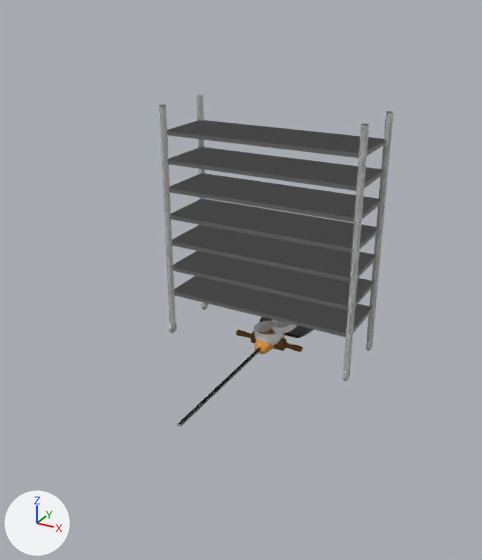
An edit to the Blender file BlenderSource/LS/objects.blend, drawn before and after from the same camera.
Camera for both pictures: a camera (50 mm lens) standing at (19.6, -39.9, 24.5) and looking at (-1.7, -1.1, 5.1). Lighting does not change. The marker at lower left points along +X, +Y and +Z. The same objects are shown in both versions, whatever each file hides.

Before the edit, the objects in view are built like this:
```python
ob_basket = bpy.data.objects.new('Basket', me_torus_006)
ob_basket.location = (1.0, 0.95, 1.5)
ob_basket.scale = (0.858, 1.74, 0.912)
ob_bowl_001 = bpy.data.objects.new('Bowl.001', me_circle_001)
ob_bowl_001.location = (0.0, 0.0, 0.0)
ob_bowl_001.scale = (1.08, 1.08, 1.36)
ob_bread = bpy.data.objects.new('Bread', me_cube_007)
ob_bread.location = (0.0, 0.0, 0.0)
ob_bread.rotation_euler = (0.0, 0.0, 1.571)  # degrees (0, 0, 90)
ob_bread.scale = (0.0512, 0.445, 0.445)
ob_breadshovel = bpy.data.objects.new('BreadShovel', me_cube_009)
ob_breadshovel.location = (0.0, 0.0, 0.0)
ob_breadshovel.scale = (0.13, 0.505, 0.13)
ob_rack_001 = bpy.data.objects.new('Rack.001', me_cylinder_016)
ob_rack_001.location = (0.0, 0.0, 0.0)
ob_rack_001.scale = (0.23, 0.23, 8.21)
ob_rollingpin_001 = bpy.data.objects.new('RollingPin.001', me_cylinder_007)
ob_rollingpin_001.location = (0.0, 0.0, 0.0)
ob_rollingpin_001.rotation_euler = (6285.0, 0.0, 1.571)  # degrees (104, 0, 90)
ob_rollingpin_001.scale = (0.472, 0.472, 1.01)
ob_tinybreadshovel_002 = bpy.data.objects.new('TinyBreadShovel.002', me_cube_011)
ob_tinybreadshovel_002.location = (0.01, -3.05, 0.0)
ob_tinybreadshovel_002.scale = (0.13, 0.505, 0.13)
```
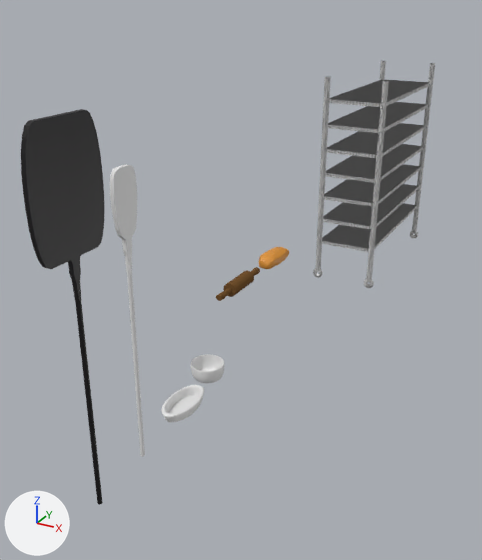
Boxes (x1, y1, x2, y2) around the edits, measured in the pictures (482 x 560 px):
'Rack.001', moved, turned: before (159, 95, 393, 381); after (313, 61, 435, 288)
'BreadShovel', moved, turned: before (177, 317, 314, 426); after (21, 109, 104, 505)
'TinyBreadShovel.002', moved, turned: before (178, 351, 260, 427); after (110, 164, 145, 457)
'Basket', moved: before (271, 319, 297, 334); after (161, 385, 204, 422)
'Bowl.001', moved: before (254, 321, 283, 345); after (191, 354, 224, 383)
'RollingPin.001', moved, turned: before (236, 330, 303, 352); after (216, 267, 260, 301)
'Bread', moved: before (254, 329, 285, 354); after (259, 247, 289, 269)

The edits, one by one:
Object 'Bread' (ob_bread) moves from (0.0, 0.0, 0.0) to (-0.84, 2.15, 5.84).
Object 'BreadShovel' (ob_breadshovel) moves from (0.0, 0.0, 0.0) to (0.0, -19.57, 12.02).
Object 'BreadShovel' (ob_breadshovel) turns from (0, 0, 0) to (90, 0, 90) degrees about x, y and z.
Object 'RollingPin.001' (ob_rollingpin_001) moves from (0.0, 0.0, 0.0) to (-0.55, -3.6, 6.01).
Object 'RollingPin.001' (ob_rollingpin_001) turns from (104, 0, 90) to (104, 0, 180) degrees about x, y and z.
Object 'TinyBreadShovel.002' (ob_tinybreadshovel_002) moves from (0.01, -3.05, 0.0) to (-0.95, -14.65, 8.27).
Object 'TinyBreadShovel.002' (ob_tinybreadshovel_002) turns from (0, 0, 0) to (90, 0, 90) degrees about x, y and z.
Object 'Basket' (ob_basket) moves from (1.0, 0.95, 1.5) to (-0.26, -11.21, 0.9).
Object 'Rack.001' (ob_rack_001) moves from (0.0, 0.0, 0.0) to (1.51, 18.5, 0.75).
Object 'Rack.001' (ob_rack_001) turns from (0, 0, 0) to (0, 0, 90) degrees about x, y and z.
Object 'Bowl.001' (ob_bowl_001) moves from (0.0, 0.0, 0.0) to (-0.8, -7.46, 0.61).
